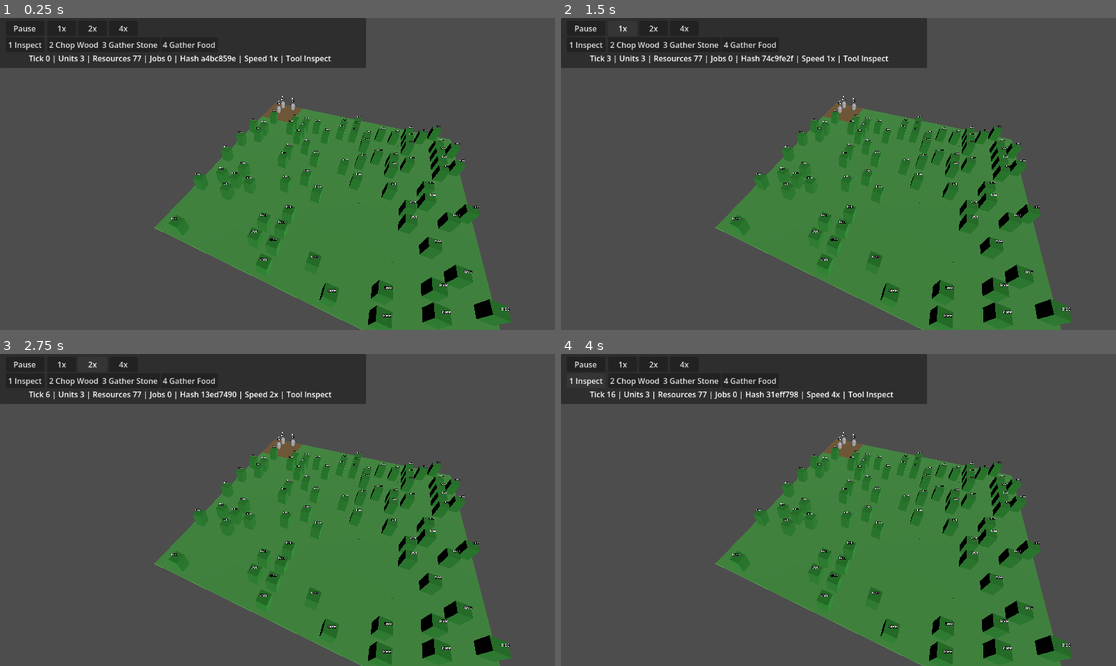
Above: before the commit, frames 1-4 (two rows, left to right).
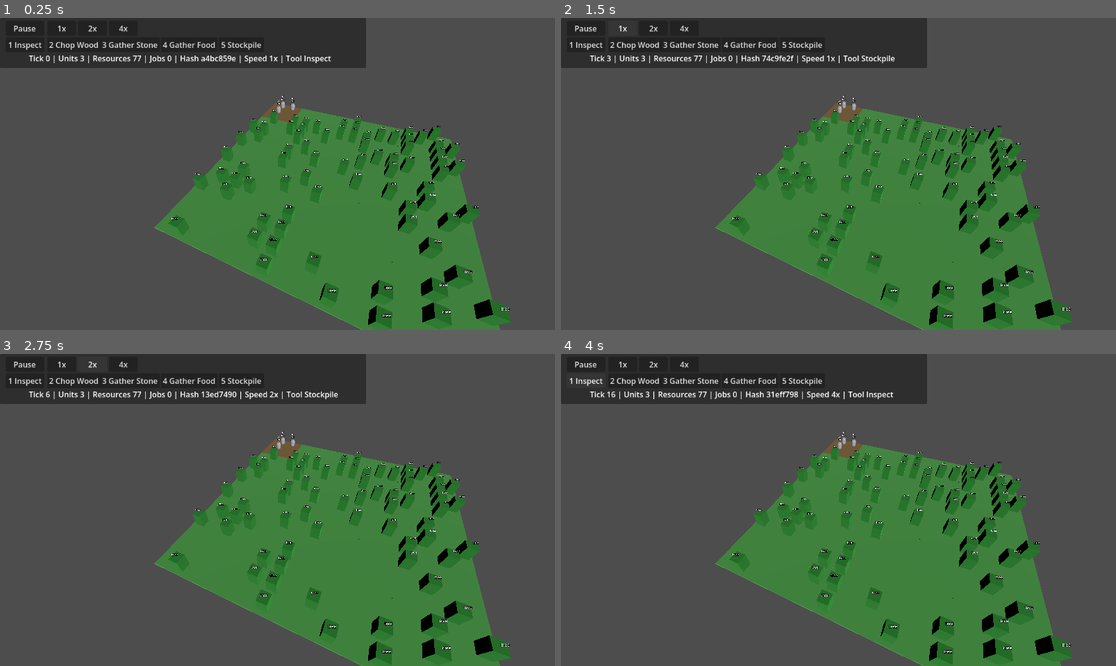
Above: after the commit, the same moments.

Repository: motagota/fortress
Game: Godot game, scene res://scenes/Main.tscn
Two runs of this game, one before a commit and one after it. Both use one fixed random seed, a clock stepped at 60 frames per second and the inputs below.
Inputs (mouse positions are in pixels of both pictures, inside the frame that each line leads up to):
- Up to frame 1 (0.25 s): no input
- Up to frame 2 (1.5 s): click (799, 46) at 0.5 s, where only the run after the commit has a clickable "5 Stockpile"; click "1x" at 1.25 s
- Up to frame 3 (2.75 s): click "2x" at 2 s
- Up to frame 4 (4 s): click "4x" at 2.75 s; click "1 Inspect" at 3.5 s

The runs differ from the first frame. In frame 1, less than 0.1% of the frame differs, in the area x 39-48%, y 7-11%; in frame 2, 0.1%, in the area x 39-61%, y 7-15%; in frame 3, 0.1%; in frame 4, less than 0.1%.

Commit message:
Add stockpile designation UI
- Add TOOL_MODE_DESIGNATE_STOCKPILE tool mode
- Add 'Stockpile' button to HUD (hotkey: 5)
- Update _handle_grid_cell_designation to route stockpile commands
- Players can now click to designate stockpile areas
- Stockpiles auto-expand to adjacent walkable cells

Diff:
--- a/scenes/ui/GameHud.tscn
+++ b/scenes/ui/GameHud.tscn
@@ -73,3 +73,10 @@
 offset_right = 448.0
 offset_bottom = 64.0
 text = "4 Gather Food"
+
+[node name="StockpileButton" type="Button" parent="Panel"]
+offset_left = 454.0
+offset_top = 40.0
+offset_right = 548.0
+offset_bottom = 64.0
+text = "5 Stockpile"
--- a/scripts/main.gd
+++ b/scripts/main.gd
@@ -7,11 +7,13 @@
 const TOOL_MODE_GATHER_WOOD := "gather_wood"
 const TOOL_MODE_GATHER_STONE := "gather_stone"
 const TOOL_MODE_GATHER_FOOD := "gather_food"
+const TOOL_MODE_DESIGNATE_STOCKPILE := "designate_stockpile"
 const TOOL_MODES: Array[String] = [
     TOOL_MODE_INSPECT,
     TOOL_MODE_GATHER_WOOD,
     TOOL_MODE_GATHER_STONE,
     TOOL_MODE_GATHER_FOOD,
+    TOOL_MODE_DESIGNATE_STOCKPILE,
 ]
 
 @onready var world_root: Node3D = $WorldRoot
@@ -54,6 +56,8 @@
             set_active_tool_mode(TOOL_MODE_GATHER_STONE)
         KEY_4:
             set_active_tool_mode(TOOL_MODE_GATHER_FOOD)
+        KEY_5:
+            set_active_tool_mode(TOOL_MODE_DESIGNATE_STOCKPILE)
 
 func _pick_grid_cell_from_mouse_position(mouse_position: Vector2) -> Vector2i:
     _resolve_child_nodes()
@@ -70,7 +74,11 @@
         return {"valid": false, "warning": "", "command_type": ""}
     if simulation == null:
         return {"valid": false, "warning": "Simulation is not ready", "command_type": ""}
-    var result: Dictionary = simulation.queue_designation_command(simulation.tick + 1, "player_001", active_tool_mode, target_cell, {"priority": 5})
+    var result: Dictionary
+    if active_tool_mode == TOOL_MODE_DESIGNATE_STOCKPILE:
+        result = simulation.queue_stockpile_designation_command(simulation.tick + 1, "player_001", target_cell, ["wood", "stone", "food"])
+    else:
+        result = simulation.queue_designation_command(simulation.tick + 1, "player_001", active_tool_mode, target_cell, {"priority": 5})
     if not bool(result["valid"]):
         _show_designation_warning(str(result["warning"]))
     return result
--- a/scripts/ui/game_hud.gd
+++ b/scripts/ui/game_hud.gd
@@ -6,11 +6,13 @@
 const TOOL_MODE_GATHER_WOOD := "gather_wood"
 const TOOL_MODE_GATHER_STONE := "gather_stone"
 const TOOL_MODE_GATHER_FOOD := "gather_food"
+const TOOL_MODE_DESIGNATE_STOCKPILE := "designate_stockpile"
 const TOOL_MODE_LABELS := {
     TOOL_MODE_INSPECT: "Inspect",
     TOOL_MODE_GATHER_WOOD: "Chop Wood",
     TOOL_MODE_GATHER_STONE: "Gather Stone",
     TOOL_MODE_GATHER_FOOD: "Gather Food",
+    TOOL_MODE_DESIGNATE_STOCKPILE: "Stockpile",
 }
 
 @onready var label: Label = $Panel/StatusLabel
@@ -22,6 +24,7 @@
 @onready var gather_wood_button: Button = $Panel/GatherWoodButton
 @onready var gather_stone_button: Button = $Panel/GatherStoneButton
 @onready var gather_food_button: Button = $Panel/GatherFoodButton
+@onready var stockpile_button: Button = $Panel/StockpileButton
 
 var sim_clock: SimClock
 var active_tool_mode: String = TOOL_MODE_INSPECT
@@ -48,6 +51,8 @@
         _connect_pressed(gather_stone_button, _on_tool_button_pressed.bind(TOOL_MODE_GATHER_STONE))
     if gather_food_button:
         _connect_pressed(gather_food_button, _on_tool_button_pressed.bind(TOOL_MODE_GATHER_FOOD))
+    if stockpile_button:
+        _connect_pressed(stockpile_button, _on_tool_button_pressed.bind(TOOL_MODE_DESIGNATE_STOCKPILE))
     _signals_connected = true
     _refresh_status_text(null)
 
